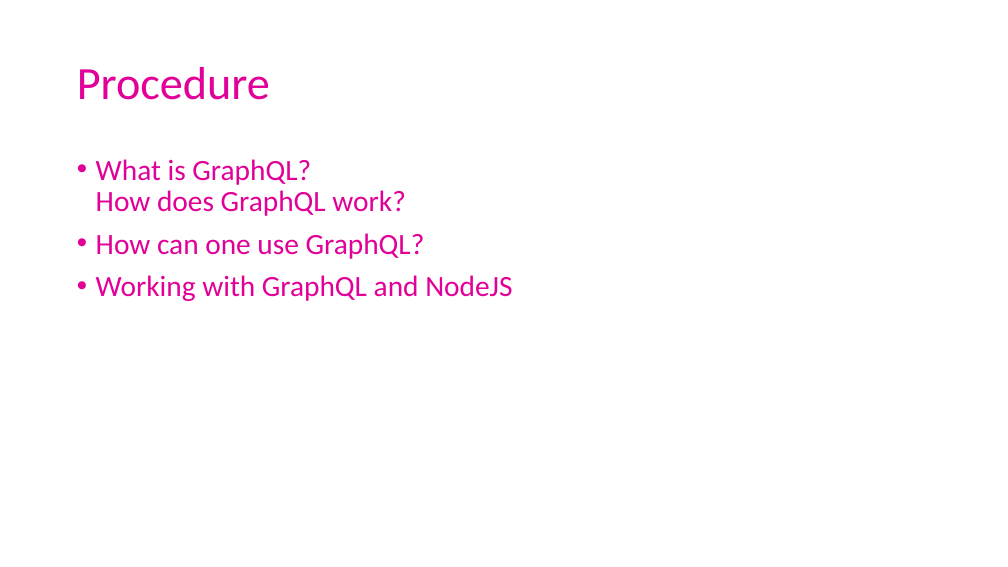
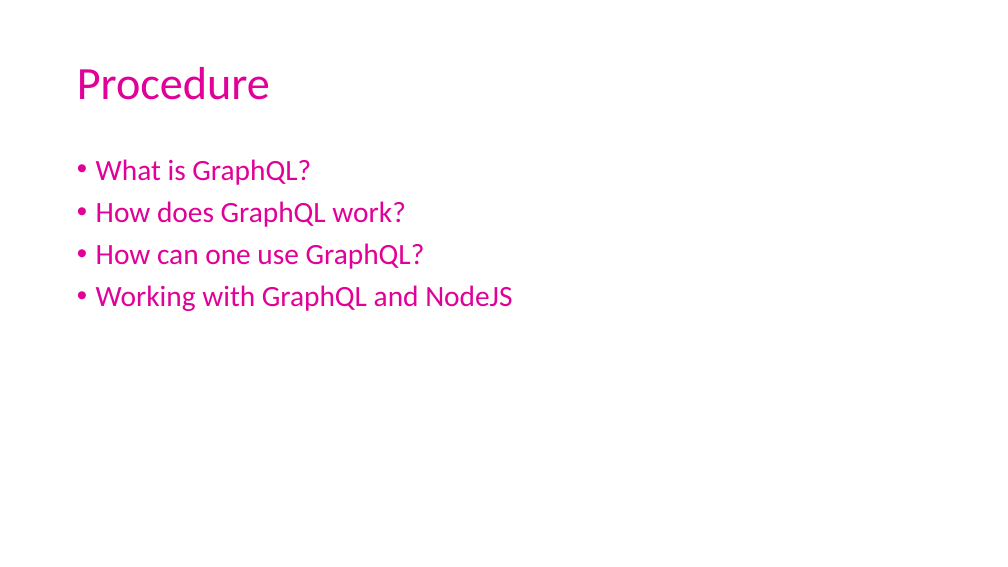
Before and after one commit to ArneSchulze/GraphQL, a slide deck: slide 2 of slides.pptx. Drawn at 1008x567 pixels with LibreOffice and Linux fonts; fonts in the diff are those of the drawing. Boxes give left, top, right and bottom in pixels: in the first picture for what was removed or moved away, otherwise in the second. Text is boxed around its words. In the diff, an @@ line names an element or a change of style, - is before the commit and + after.

```diff
--- a/slides.pptx
+++ b/slides.pptx
@@ text at <box>96,159,405,227</box>: text changed @@
-• What is GraphQL?
-  How does GraphQL work?
+• What is GraphQL?
+• How does GraphQL work?
```
Also in this commit, not shown: 9 other slides changed, 4 slides added, 1 other file.
